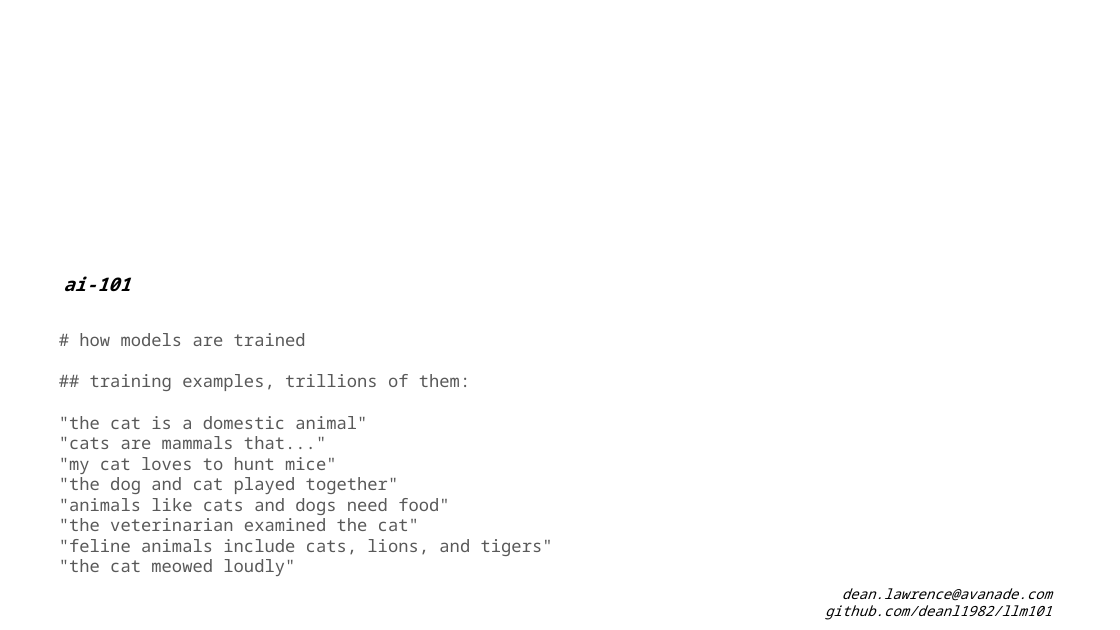
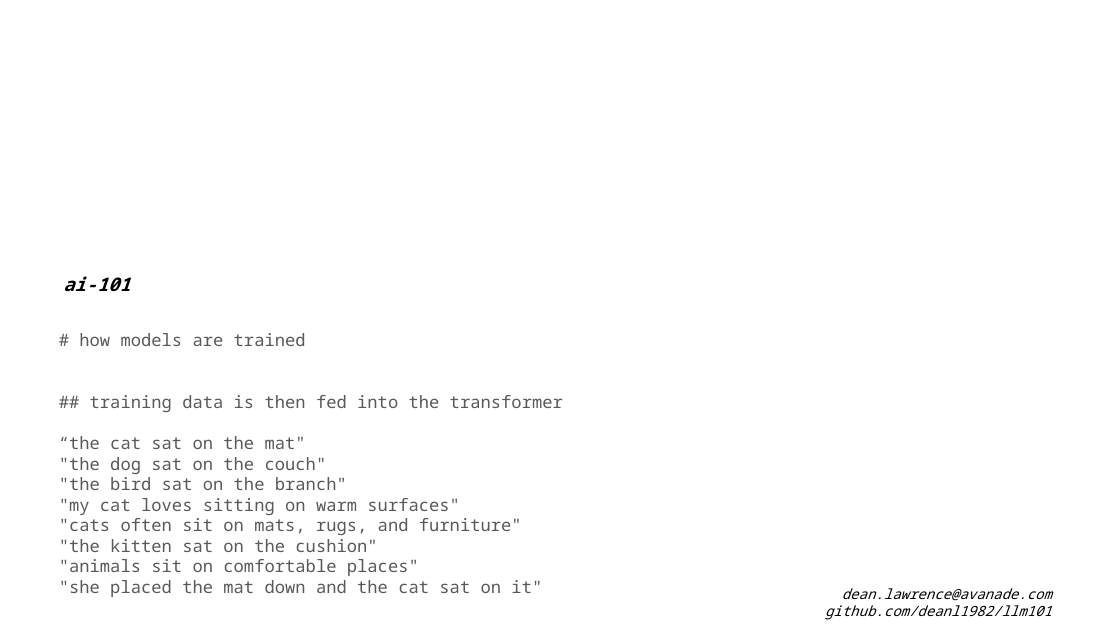
Before and after one commit to deanl1982/llm101, a slide deck: slide 9 of llm101.pptx (slide 7 before the commit). Drawn at 1120x630 pixels with LibreOffice and Linux fonts; fonts in the diff are those of the drawing. Boxes give left, top, right and bottom in pixels: in the first picture for what was removed or moved away, otherwise in the second. Text is boxed around its words. In the diff, an @@ line names an element or a change of style, - is before the commit and + after.

```diff
--- a/llm101.pptx
+++ b/llm101.pptx
@@ text at (59, 395, 563, 597): text changed @@
-## training examples, trillions of them:
-"the cat is a domestic animal"
-"cats are mammals that..."
-"my cat loves to hunt mice"
-"the dog and cat played together"
-"animals like cats and dogs need food"
-"the veterinarian examined the cat"
-"feline animals include cats, lions, and tigers"
-"the cat meowed loudly"
+## training data is then fed into the transformer
+“the cat sat on the mat"
+"the dog sat on the couch"
+"the bird sat on the branch"
+"my cat loves sitting on warm surfaces"
+"cats often sit on mats, rugs, and furniture"
+"the kitten sat on the cushion"
+"animals sit on comfortable places"
+"she placed the mat down and the cat sat on it"
```
Also in this commit, not shown: 10 other slides changed.
